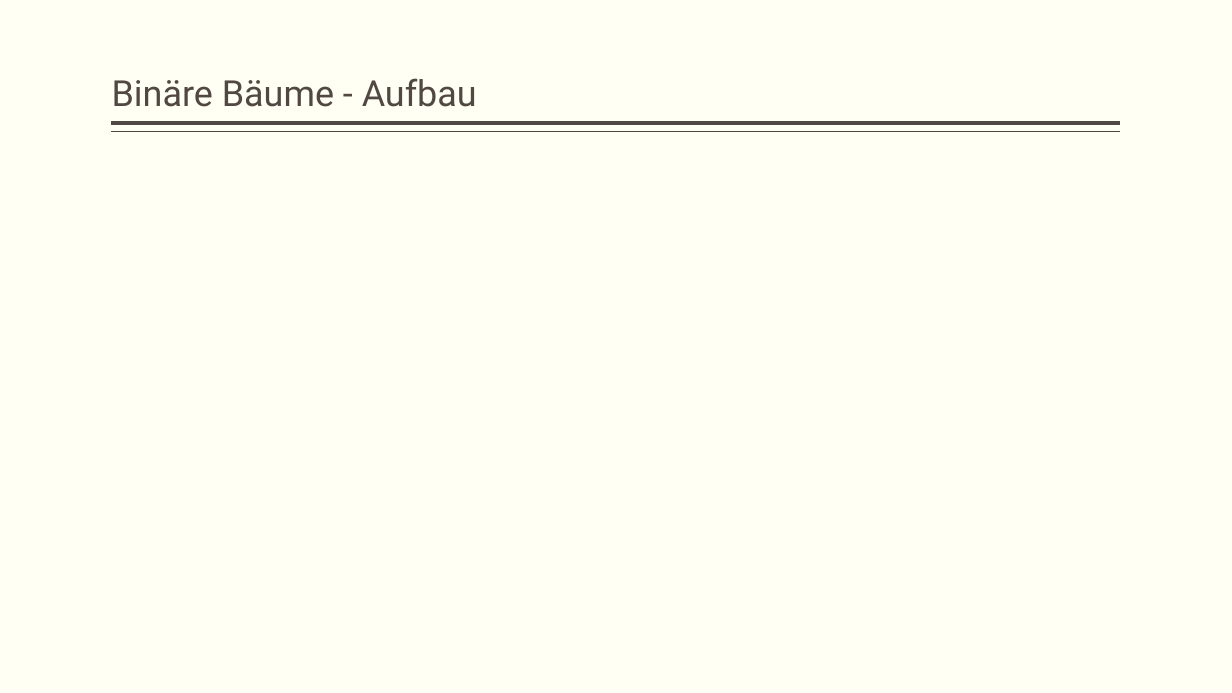
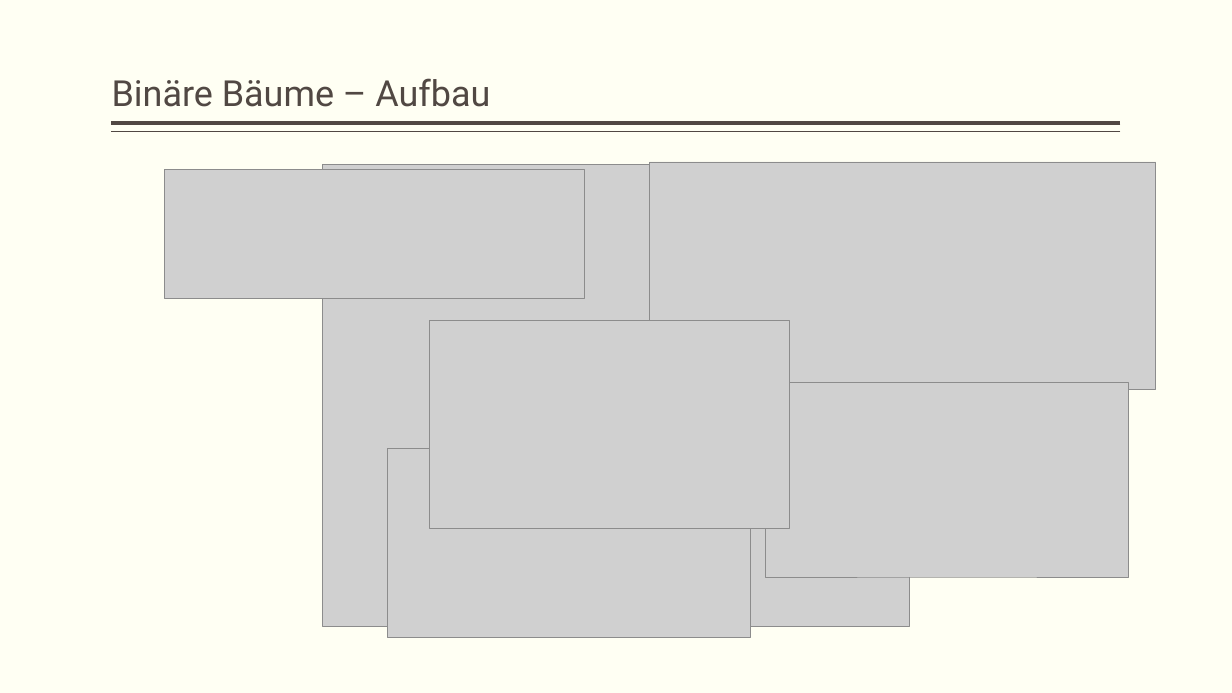
Before and after one commit to Bennet303/BinarySearchTree, a slide deck: slide 3 of Präsentation/BinäreSuchbäume.pptx. Drawn at 1232x693 pixels with LibreOffice and Linux fonts; fonts in the diff are those of the drawing; grey boxes stand for pictures. Boxes give left, top, right and bottom in pixels: in the first picture for what was removed or moved away, otherwise in the second. Text is boxed around its words. In the diff, an @@ line names an element or a change of style, - is before the commit and + after.

```diff
--- a/Präsentation/BinäreSuchbäume.pptx
+++ b/Präsentation/BinäreSuchbäume.pptx
@@ title at (112,78,490,107): text changed @@
-Binäre Bäume - Aufbau
+Binäre Bäume – Aufbau
@@ picture added at (165,170,584,299) @@
@@ picture added at (323,165,909,627) @@
@@ picture added at (650,162,1156,389) @@
@@ picture added at (429,321,789,529) @@
@@ picture added at (766,383,1129,577) @@
@@ picture added at (388,448,751,638) @@
```
Also in this commit, not shown: 1 other slide changed, 9 slides added.
